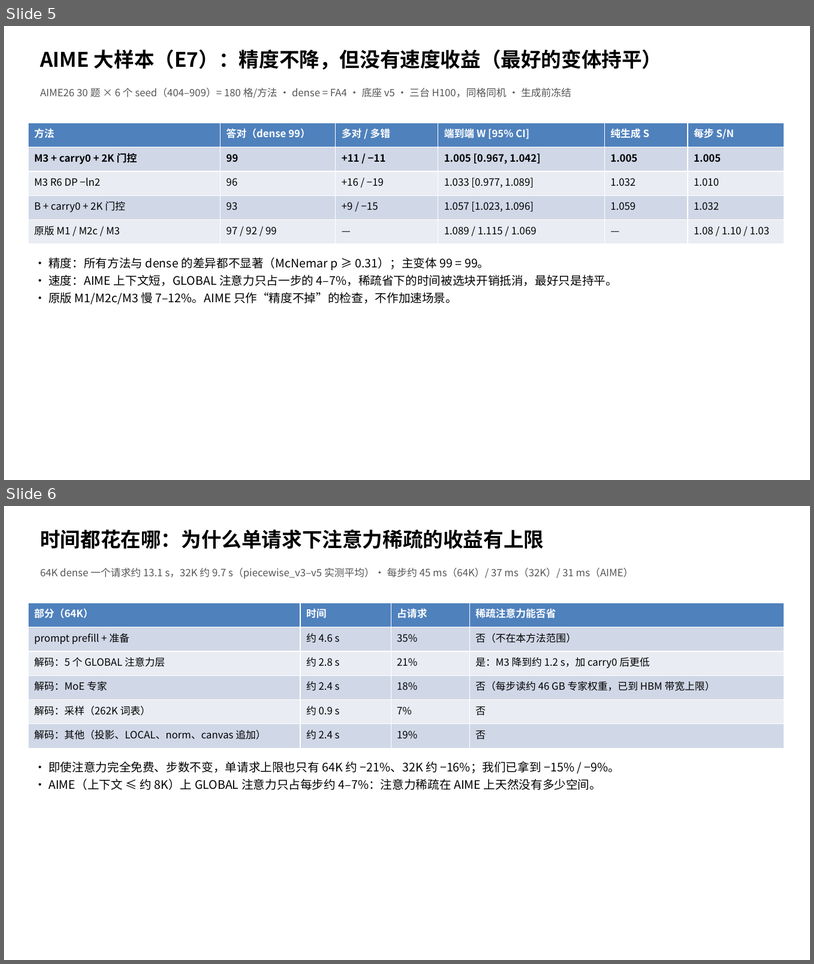
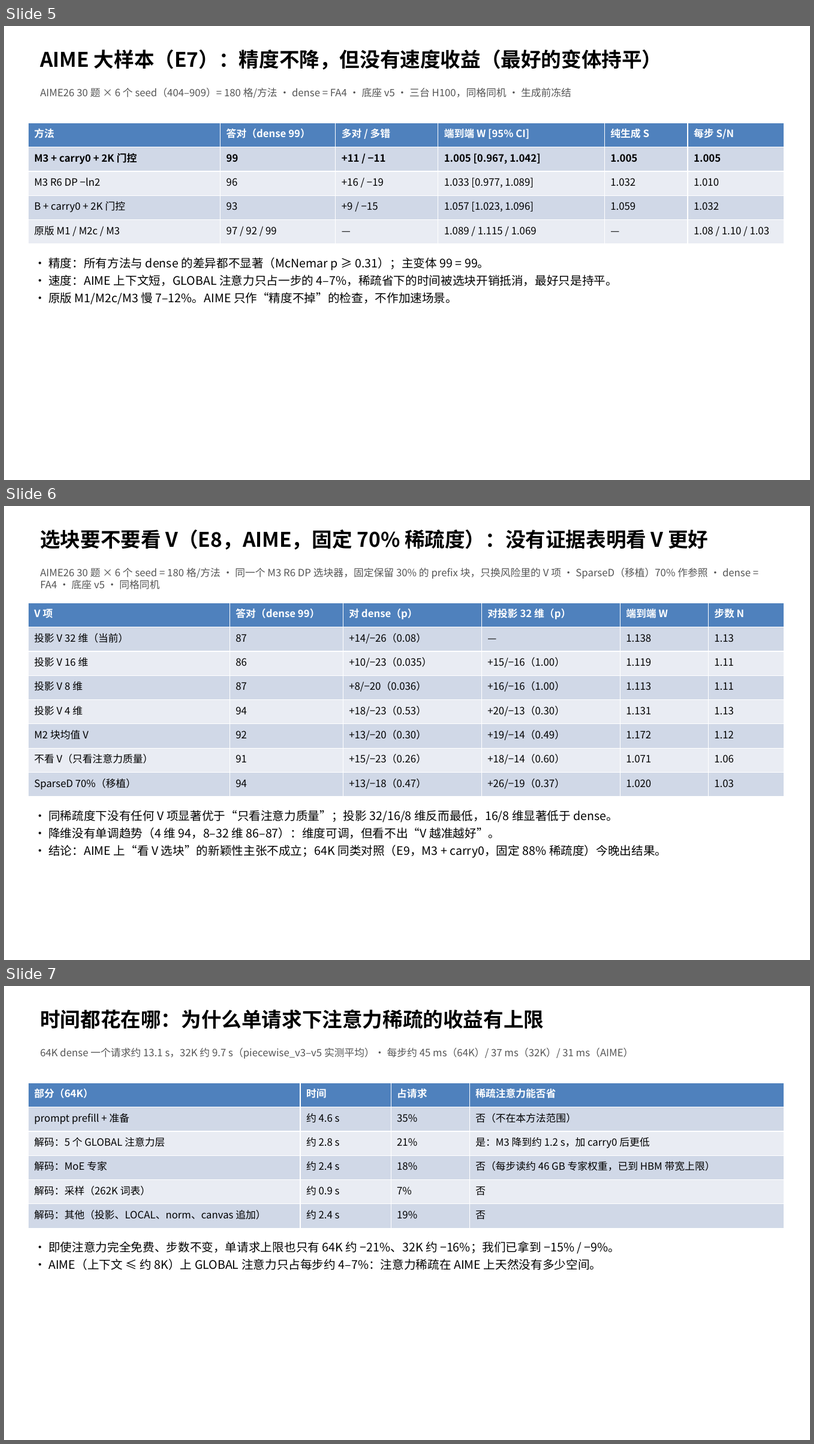
Before and after one commit to JunyuLiao/dlm, a slide deck: results/m1_m2_m3_frontier_v27_20260929/ppt_sample/dlm_sparse_attention_20261001.pptx. Shown one above the other, each under a label of ours: slides 5 and 6 before the commit, slides 5, 6 and 7 after it. The pictures are 814x964 and 814x1444 pixels, drawn with LibreOffice and Linux fonts; fonts in the diff are those of the drawing. Boxes give left, top, right and bottom in pixels: in the first picture for what was removed or moved away, otherwise in the second. Text is boxed around its words. In the diff, an @@ line names an element or a change of style, - is before the commit and + after.

```diff
--- a/results/m1_m2_m3_frontier_v27_20260929/ppt_sample/dlm_sparse_attention_20261001.pptx
+++ b/results/m1_m2_m3_frontier_v27_20260929/ppt_sample/dlm_sparse_attention_20261001.pptx
@@ slide 6 added at (4, 506, 810, 960), background #FFFFFF @@
@@ text added at (40, 529, 708, 550), 24 pt, text #000000, bold @@
+选块要不要看 V（E8，AIME，固定 70% 稀疏度）：没有证据表明看 V 更好
@@ text added at (40, 568, 751, 589), 12 pt, text #555555 @@
+AIME26 30 题 × 6 个 seed = 180 格/方法 · 同一个 M3 R6 DP 选块器，固定保留 30% 的 prefix 块，只换风险里的 V 项 · SparseD（移植）70% 作参照 · dense = FA4 · 底座 v5 · 同格同机
@@ table added at (28, 603, 785, 796), 8 rows, 6 columns @@
+V 项 | 答对（dense 99） | 对 dense（p） | 对投影 32 维（p） | 端到端 W | 步数 N
+投影 V 32 维（当前） | 87 | +14/−26（0.08） | — | 1.138 | 1.13
+投影 V 16 维 | 86 | +10/−23（0.035） | +15/−16（1.00） | 1.119 | 1.11
+投影 V 8 维 | 87 | +8/−20（0.036） | +16/−16（1.00） | 1.113 | 1.11
+投影 V 4 维 | 94 | +18/−23（0.53） | +20/−13（0.30） | 1.131 | 1.13
+M2 块均值 V | 92 | +13/−20（0.30） | +19/−14（0.49） | 1.172 | 1.12
+不看 V（只看注意力质量） | 91 | +15/−23（0.26） | +18/−14（0.60） | 1.071 | 1.06
+SparseD 70%（移植） | 94 | +13/−18（0.47） | +26/−19（0.37） | 1.020 | 1.03
@@ text added at (48, 810, 667, 858), 14 pt, text #000000 @@
+• 同稀疏度下没有任何 V 项显著优于“只看注意力质量”；投影 32/16/8 维反而最低，16/8 维显著低于 dense。
+• 降维没有单调趋势（4 维 94，8–32 维 86–87）：维度可调，但看不出“V 越准越好”。
+• 结论：AIME 上“看 V 选块”的新颖性主张不成立；64K 同类对照（E9，M3 + carry0，固定 88% 稀疏度）今晚出结果。
@@ what was slide 6 is now slide 7 @@
```
Also in this commit, not shown: 1 slide changed, 9 other files.
